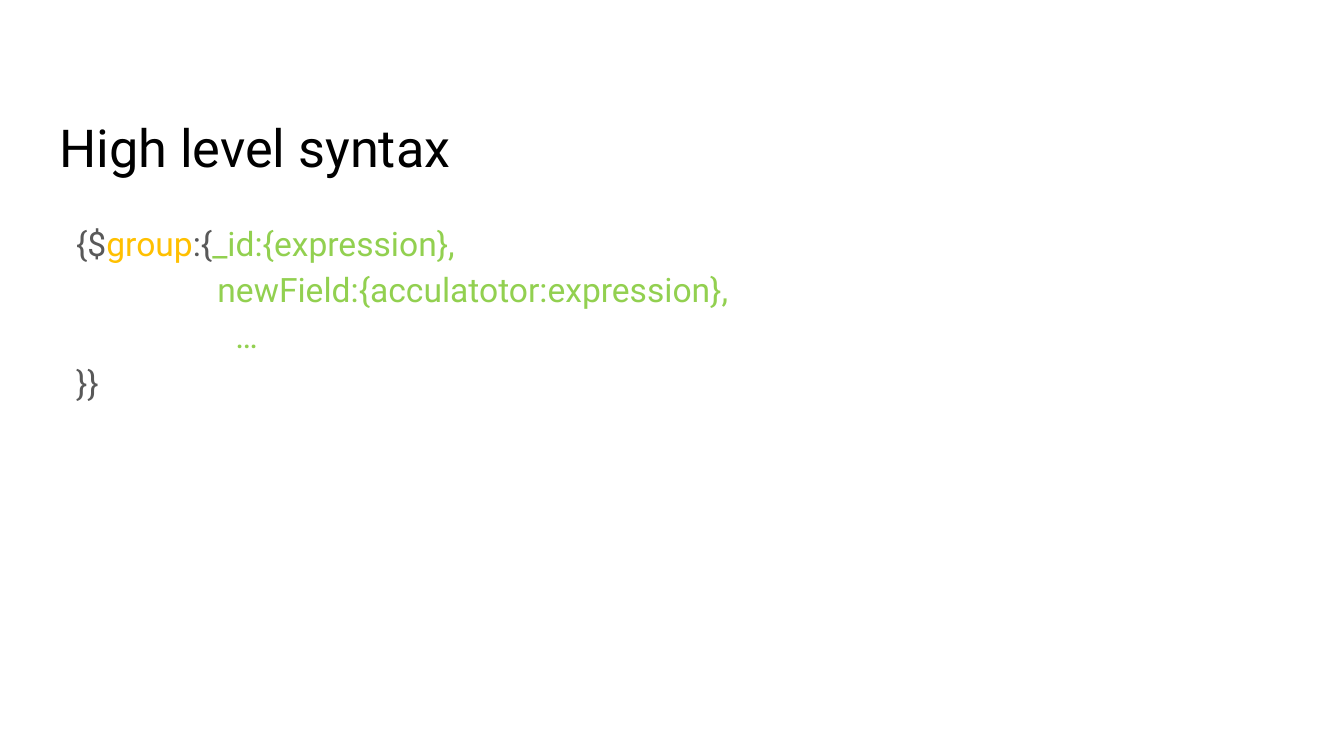
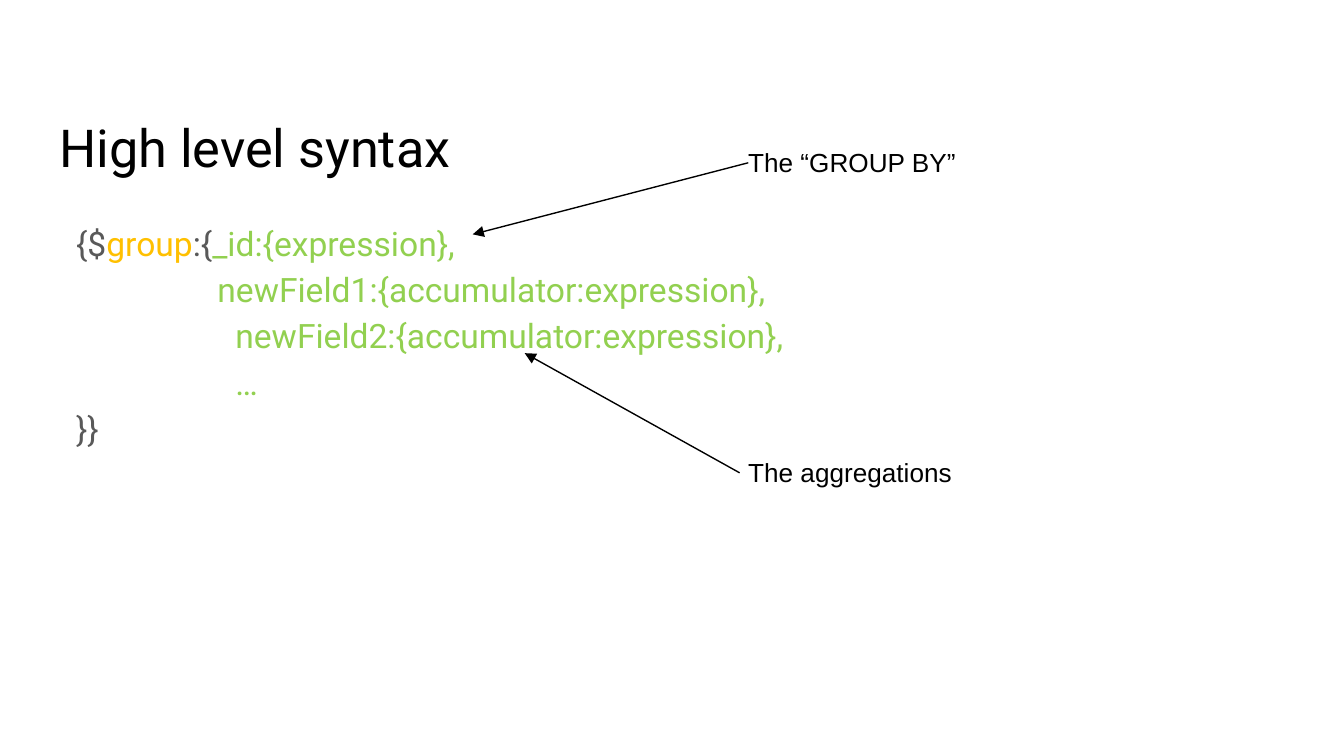
Before and after one commit to gharriso/AI-MongoDB-for-Data-analysis-and-Machine-Learning, a slide deck: slide 3 of 03c Aggregation group.pptx. Drawn at 1344x756 pixels with LibreOffice and Linux fonts; fonts in the diff are those of the drawing; background and template pictures are left out. Boxes give left, top, right and bottom in pixels: in the first picture for what was removed or moved away, otherwise in the second. Text is boxed around its words. In the diff, an @@ line names an element or a change of style, - is before the commit and + after.

```diff
--- a/03c Aggregation group.pptx
+++ b/03c Aggregation group.pptx
@@ arrow added from (749, 163) to (473, 234), #000000 0.75 pt @@
@@ text added at box(748, 153, 956, 173), 14 pt, text #000000 @@
+The “GROUP BY”
@@ text at box(217, 276, 783, 357): text changed @@
-newField:{acculatotor:expression},
+newField1:{accumulator:expression},
+newField2:{accumulator:expression},
@@ arrow added from (739, 473) to (524, 353), #000000 0.75 pt @@
@@ text added at box(748, 463, 951, 488), 14 pt, text #000000 @@
+The aggregations
```
Also in this commit, not shown: 2 other slides changed, 7 other files.
